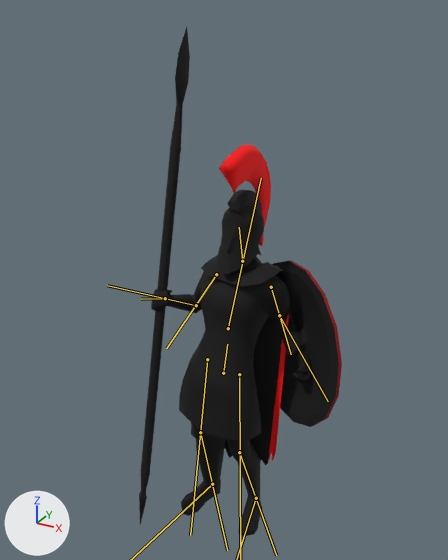
An edit to the glTF model tools/art/anim3d/units/spearman-0ad/spearman.glb, drawn before and after from the same camera.
The view is the same before and after, from a 50 mm lens placed at (1.25, -2.25, 2.47), pointed at (-0.03, 0.06, 1.31). Arrows for +X, +Y and +Z are at lower left; the lights stay in place. The first picture is the older version. Both versions are drawn at frame 4 of the action 'hit'; the numbers are the values there. The bones that change are drawn over the model as lines.

The first picture shows 'body'.
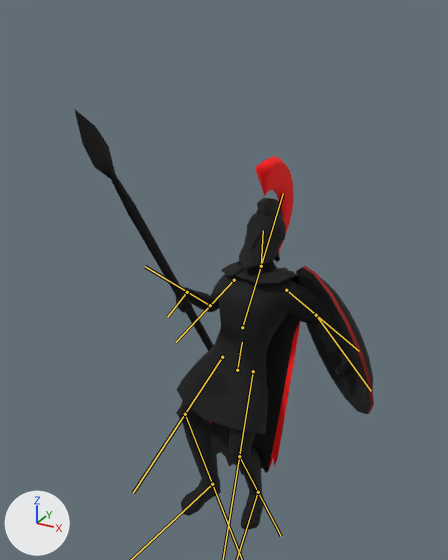
Boxes (x1, y1, x2, y2) around the edits, measured in the pictures (448 x 560 px):
'body', posed (48% wider, 17% shorter): before (139, 27, 342, 536); after (74, 109, 374, 530)
bone 'hip', root to tip: before (223, 373) to (227, 344); after (237, 370) to (242, 342)
bone 'chest', root to tip: before (228, 328) to (261, 178); after (242, 327) to (283, 193)
bone 'neck', root to tip: before (242, 261) to (239, 227); after (261, 266) to (263, 230)
bone 'arm_L', root to tip: before (271, 287) to (291, 354); after (286, 290) to (359, 351)
bone 'forearm_L', root to tip: before (279, 315) to (328, 401); after (316, 315) to (371, 391)
bone 'arm_R', root to tip: before (216, 274) to (166, 348); after (234, 280) to (176, 342)
bone 'forearm_R', root to tip: before (196, 305) to (107, 285); after (210, 305) to (145, 266)
bone 'hand_R', root to tip: before (165, 298) to (141, 299); after (187, 292) to (167, 317)
bone 'leg_L', root to tip: before (239, 452) to (276, 555); after (239, 456) to (281, 536)
bone 'thigh_R', root to tip: before (207, 359) to (190, 535); after (222, 357) to (133, 493)

The change in detail:
Bone 'hip' (bone_hip) moves from (0.0, -0.02, 0.0) to (0.0, -0.24, -0.36).
Bone 'chest' (bone_chest) turns from (0, 0, -1) to (-11, 0, -1) degrees about its own x, y and z.
Bone 'neck' (bone_neck) turns from (-3, 0, 0) to (-9, 0, 0) degrees about its own x, y and z.
Bone 'arm_L' (bone_arm_l) turns from (44, 14, 31) to (58, 31, 7) degrees about its own x, y and z.
Bone 'forearm_L' (bone_forearm_l) turns from (-61, -59, 8) to (-18, -50, 1) degrees about its own x, y and z.
Bone 'arm_R' (bone_arm_r) turns from (-4, -16, 22) to (1, -28, 30) degrees about its own x, y and z.
Bone 'forearm_R' (bone_forearm_r) turns from (-84, -8, -9) to (-94, 1, -9) degrees about its own x, y and z.
Bone 'hand_R' (bone_hand_r) turns from (-14, 50, -4) to (48, 49, 4) degrees about its own x, y and z.
Bone 'thigh_L' (bone_thigh_l) turns from (-11, -14, -9) to (-37, -12, -5) degrees about its own x, y and z.
Bone 'leg_L' (bone_leg_l) turns from (22, 1, -4) to (55, 4, -8) degrees about its own x, y and z.
Bone 'foot_L' (bone_foot_l) turns from (-12, -2, 4) to (-19, -2, 4) degrees about its own x, y and z.
Bone 'thigh_R' (bone_thigh_r) turns from (-9, 16, -14) to (-16, 21, 7) degrees about its own x, y and z.
Bone 'leg_R' (bone_leg_r) turns from (16, 0, 3) to (21, 14, -39) degrees about its own x, y and z.
Bone 'foot_R' (bone_foot_r) turns from (-6, -3, -2) to (3, -28, -8) degrees about its own x, y and z.
